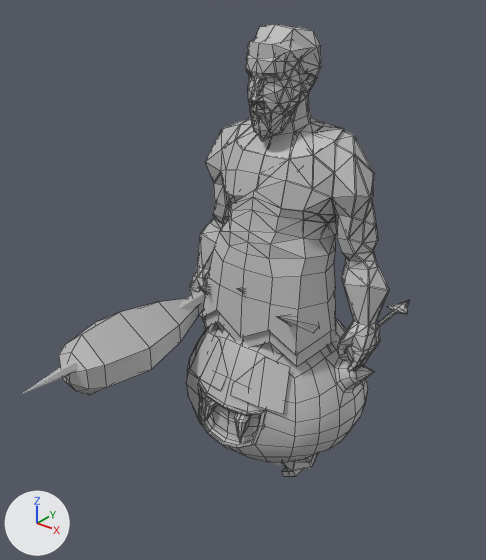
One commit to the FBX model Assets/Models/Game_mesh.fbx: the scene before it, then after it.
Before and after are seen from a 50 mm lens placed at (1.27, -1.78, 1.72), pointed at (-0.16, 0.0, 0.61). The lights are fixed; the arrows at lower left show +X, +Y and +Z. Mesh edges are drawn as thin lines on the coarser meshes. Where no turn or scale is listed for an object, it has been applied to the vertices. Vertices at the same position are counted once.

In view in the first picture: 'Blockhead', 'Slime_Big', 'Slime_Medium', 'Spear', 'Spearman', 'Сudgel'.
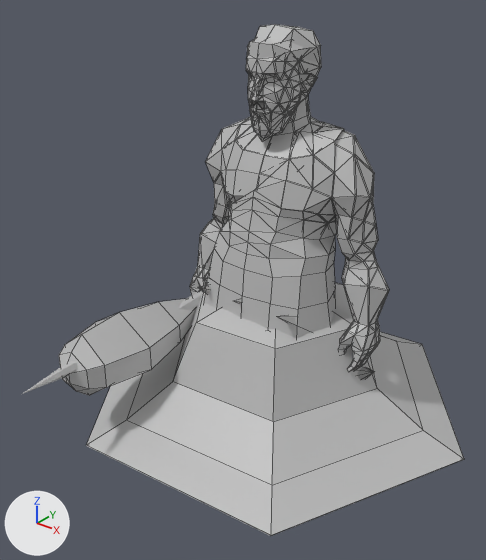
Changed parts and their boxes [x1, y1, x2, y2] in the pictures (486 x 560 px):
'UFO', added
    after: [86, 283, 464, 536]
'Slime_Big', reshaped
    before: [198, 285, 410, 462]
    after: [198, 285, 374, 380]
'Slime_Medium', reshaped
    before: [186, 288, 374, 448]
    after: [234, 299, 242, 304]
part 1 of me_mesh_009, rebuilt
    before: [238, 288, 245, 293]
    after: [234, 299, 242, 304]
part 2 of me_mesh_009, rebuilt (not visible afterwards)
    before: [234, 412, 240, 437]
part 3 of me_mesh_009, cut back
    before: [186, 311, 374, 448]
part 5 of me_mesh_010, cut back
    before: [198, 285, 410, 462]

The change, as a list of edits to the scene's bpy script:
```text
Change me_mesh_010:
    used by ob_slime_big; location = (0.0, 0.0, 0.0)
    remove me_mesh_010.from_pydata(...)  # 830 vertices, 836 faces; spans x -0.41..0.41, y -0.32..1.2, z 0.0..0.67
    add me_mesh_010.from_pydata(...)  # 232 vertices, 237 faces; spans x -0.41..0.41, y -0.31..0.46, z 0.04..0.67
    me_mesh_010 part 5: 44 vertices moved from x -0.33..0.19, y -0.22..0.64, z 0.08..0.53 to x -0.3..0.19, y -0.22..0.46, z 0.07..0.52; 362 vertices removed from x -0.37..0.37, y -0.32..1.2, z 0.0..0.62; 45 vertices added at x -0.33..0.33, y -0.28..0.3, z 0.04..0.62
    me_mesh_010 part 6: the surface is now shaded flat
Change me_mesh_009:
    used by ob_slime_medium; location = (0.0, 0.0, 0.0)
    remove me_mesh_009.from_pydata(...)  # 685 vertices, 688 faces; spans x -0.411..0.411, y -0.322..0.357, z 0.0..0.715
    add me_mesh_009.from_pydata(...)  # 156 vertices, 159 faces; spans x -0.411..0.411, y -0.305..0.335, z 0.041..0.667
    me_mesh_009 part 1: the loose piece of 17 vertices spanning x -0.046..0.059, y -0.231..0.008, z 0.522..0.715 is rebuilt with 9 vertices and now spans x -0.059..0.049, y -0.236..0.017, z 0.488..0.667
    me_mesh_009 part 2: the loose piece of 17 vertices spanning x 0.035..0.079, y -0.309..-0.25, z 0.176..0.276 is rebuilt with 9 vertices and now spans x 0.042..0.073, y -0.305..-0.258, z 0.19..0.276
    me_mesh_009 part 3: 5 vertices moved from x -0.335..0.179, y -0.305..0.018, z 0.255..0.52 to x -0.299..0.129, y -0.301..0.017, z 0.222..0.521; 255 vertices removed from x -0.374..0.374, y -0.322..0.357, z 0.0..0.561; 23 vertices added at x -0.333..0.333, y -0.305..0.242, z 0.041..0.479
    me_mesh_009 part 4: the surface is now shaded flat
Add me_mesh_014:
    me_mesh_014.from_pydata(...)  # 44 vertices, 48 faces; spans x -0.739..0.739, y -0.676..0.676, z 0.0..0.678
    me_mesh_014.materials.append(mat_m_8bittextures)  # grey #bcbcbc
Add ob_ufo:
    ob_ufo = bpy.data.objects.new('UFO', me_mesh_014)
    ob_ufo.location = (0.0, 0.0, 0.0)
```
